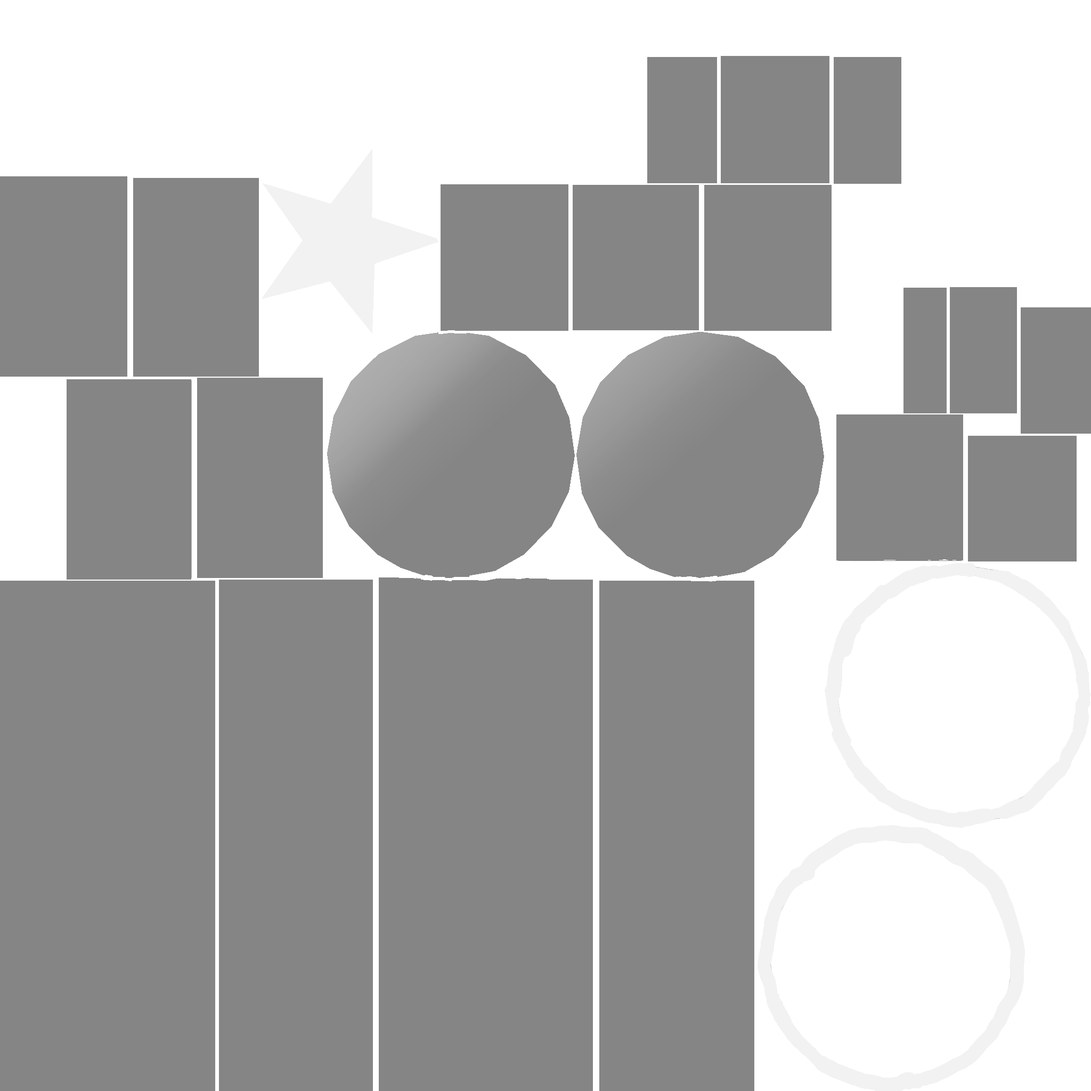
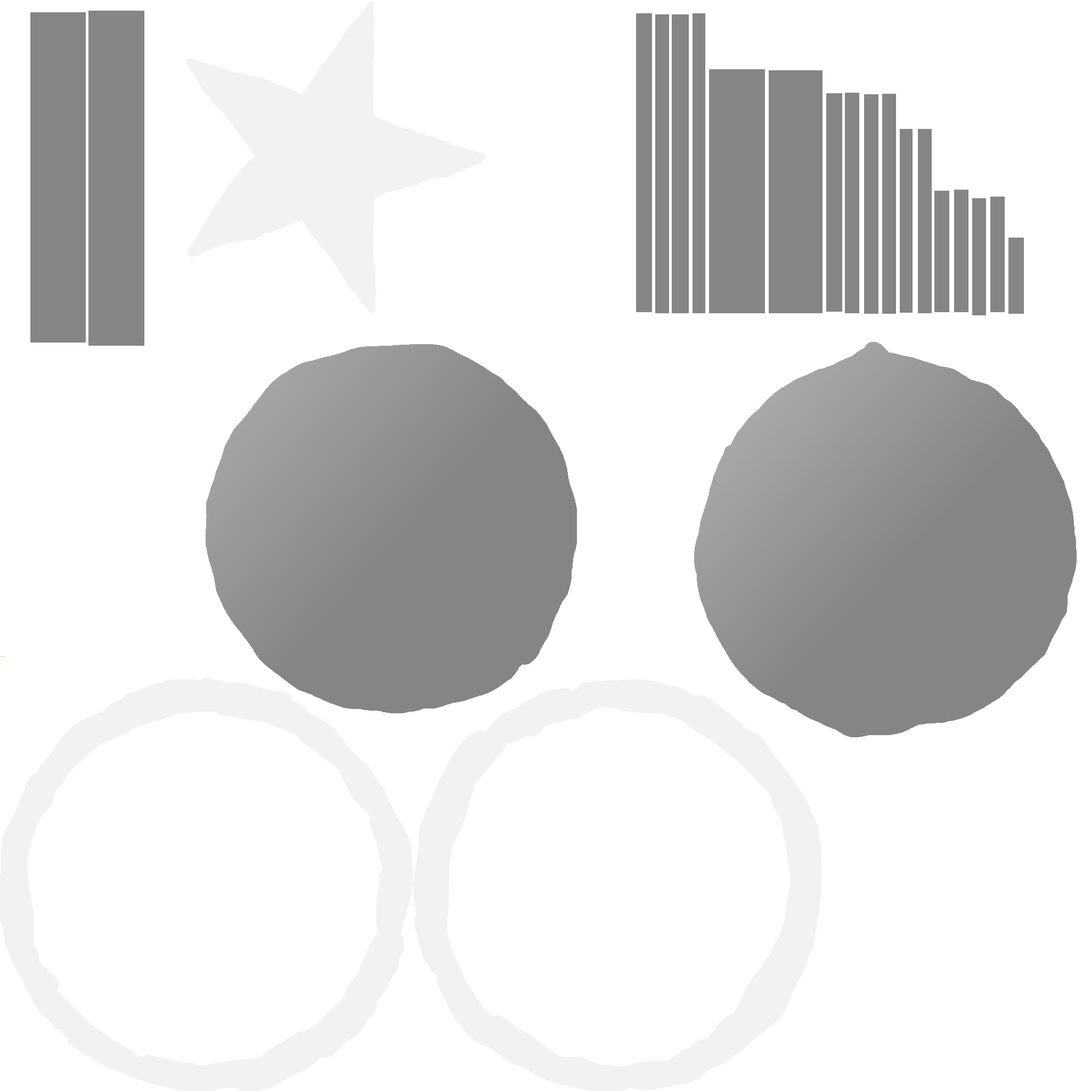
The second 1091px x 1091px image is a revision of the first. Changes to its layers:
painted on "Layer 2" over 0, 1, 1091, 1091
hid "Layer 1", painted on it over 1, 2, 1090, 1090
